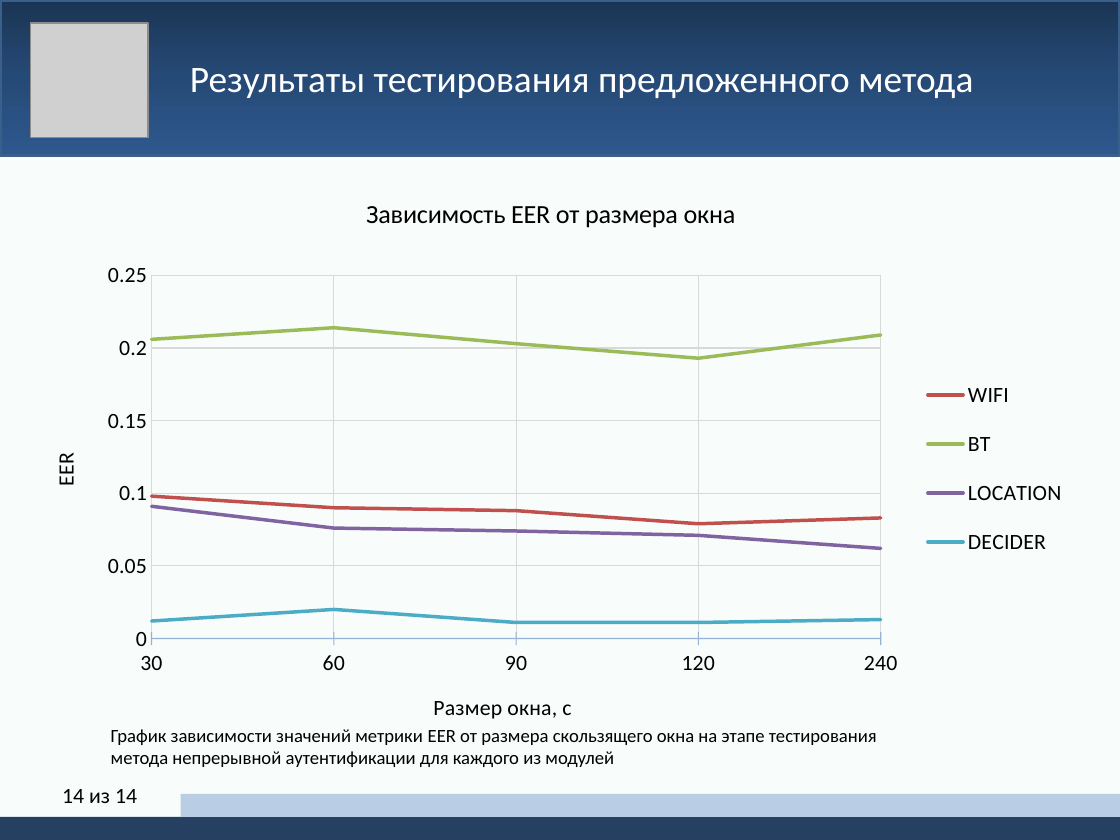
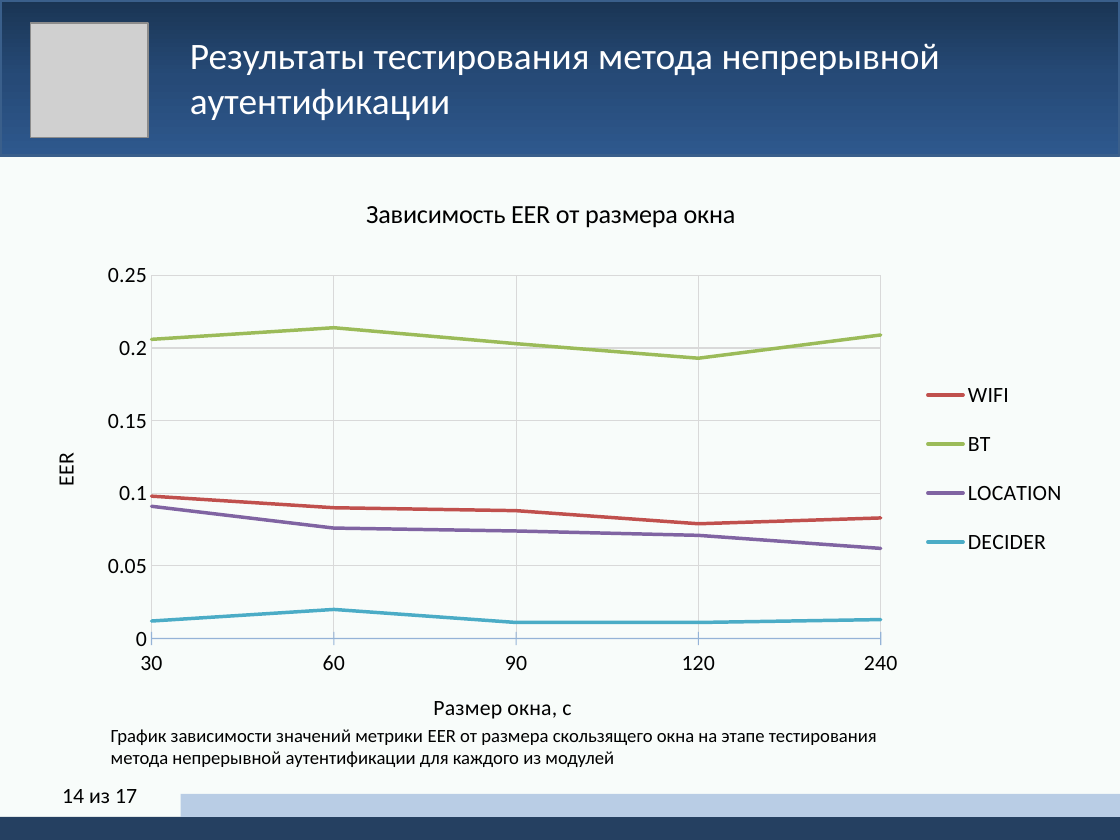
Before and after one commit to yerseg/bachelor_thesis, a slide deck: slide 14 of thesis_presentation.pptx. Drawn at 1120x840 pixels with LibreOffice and Linux fonts; fonts in the diff are those of the drawing; grey boxes stand for pictures. Boxes give left, top, right and bottom in pixels: in the first picture for what was removed or moved away, otherwise in the second. Text is boxed around its words. In the diff, an @@ line names an element or a change of style, - is before the commit and + after.

```diff
--- a/thesis_presentation.pptx
+++ b/thesis_presentation.pptx
@@ text at (190,43,940,120): text changed @@
-Результаты тестирования предложенного метода
+Результаты тестирования метода непрерывной аутентификации
@@ page number at (62,789,137,803): text changed @@
-14 из 14
+14 из 17
```
Also in this commit, not shown: 5 other slides changed, 4 other files.
